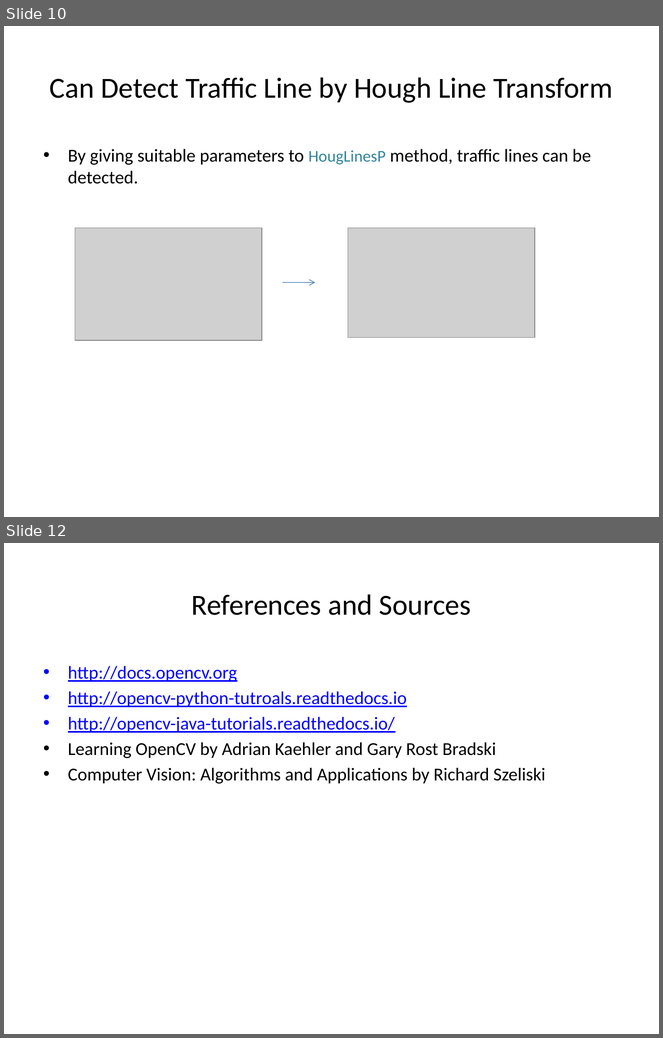
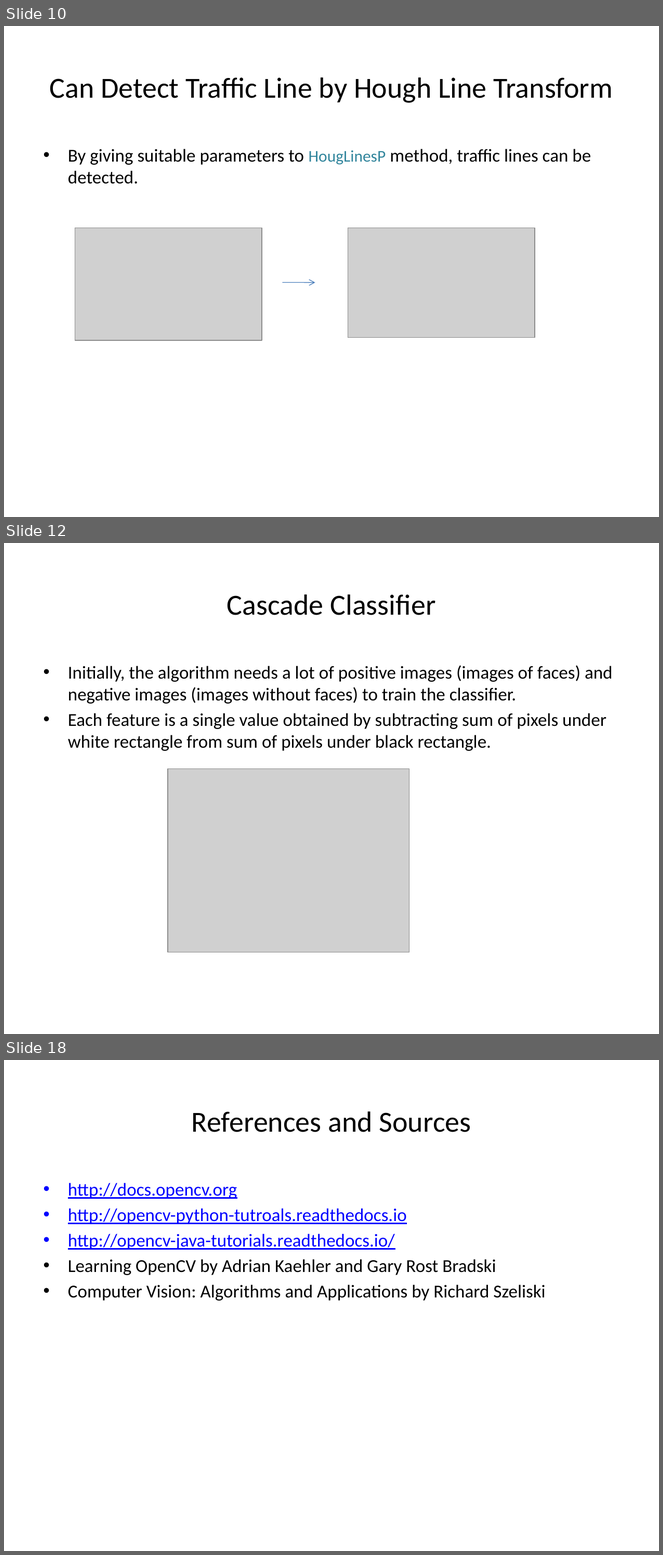
Before and after one commit to aungmyohtet/OpenCVJavaSample, a slide deck: KnowledgeOfImageProcessing.pptx. Shown one above the other, each under a label of ours: slides 10 and 12 before the commit, slides 10, 12 and 18 after it; the slides between them are not shown. The pictures are 663x1038 and 663x1555 pixels, drawn with LibreOffice and Linux fonts; fonts in the diff are those of the drawing; grey boxes stand for pictures. Boxes give left, top, right and bottom in pixels: in the first picture for what was removed or moved away, otherwise in the second. Text is boxed around its words. In the diff, an @@ line names an element or a change of style, - is before the commit and + after.

```diff
--- a/KnowledgeOfImageProcessing.pptx
+++ b/KnowledgeOfImageProcessing.pptx
@@ slide 12 added at box(4, 543, 659, 1034), background #FFFFFF @@
@@ title added at box(227, 594, 436, 615), 32 pt, text #000000 @@
+Cascade Classifier
@@ text added at box(68, 665, 613, 751), 20 pt, text #000000 @@
+• Initially, the algorithm needs a lot of positive images (images of faces) and negative images (images without faces) to train the classifier.
+• Each feature is a single value obtained by subtracting sum of pixels under white rectangle from sum of pixels under black rectangle.
@@ picture added at box(168, 769, 410, 953) @@
@@ what was slide 12 is now slide 18 @@
```
Also in this commit, not shown: 3 slides changed, 5 other slides added.
